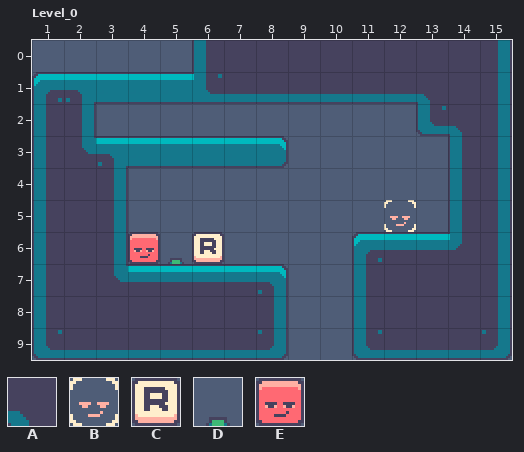
LDtk project: assets/world.ldtk. This is how it looked before the edit.
Cells are 16x16 px. Shown: Level_0 x 1..15, y 0..9. The commit also changed other parts of the map, which this record leaves out.
Key: from "IntGrid": A 1 "block"; from "SoftVibe20": B 39, C 41, D 69, E 71.
_ is an empty cell.
Objects are placed by their top-left corner, in cells (3,4 is the top-left corner of cell 3,4); size is 1x1 cell unless given.
Layers that did not change in this view are not listed.
Layer "IntGrid" before, first column x 1:
 0 _____AAAAAAAAAA
 1 AAAAAAAAAAAAAAA
 2 AA__________AAA
 3 AAAAAAAA_____AA
 4 AAA__________AA
 5 AAA__________AA
 6 AAA_______AAAAA
 7 AAAAAAAA__AAAAA
 8 AAAAAAAA__AAAAA
 9 AAAAAAAA__AAAAA
Objects on layer "Entities" before:
B "Goal" at 12,5
E "Player" at 4,6
D "JumpPower" at 5,6
C "DisableBox" at 6,6
New version:
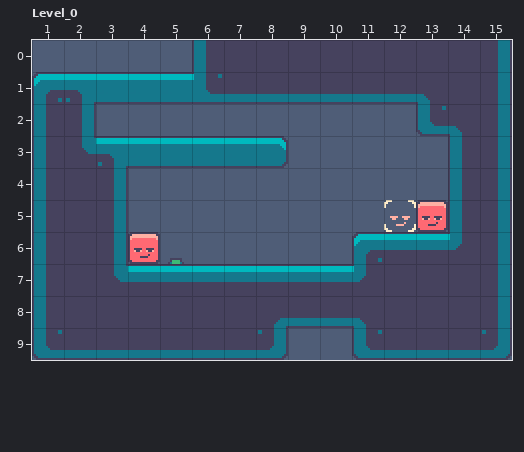
Changes in this commit:
{"where": "layer \"IntGrid\""}
{"y":7,"x":9,"old":"__","new":"AA"}
{"y":8,"x":9,"old":"__","new":"AA"}
{"where": "layer \"Entities\""}
{"now": "E \"Player\" at 13,5"}
{"was": "C \"DisableBox\" at 6,6"}
